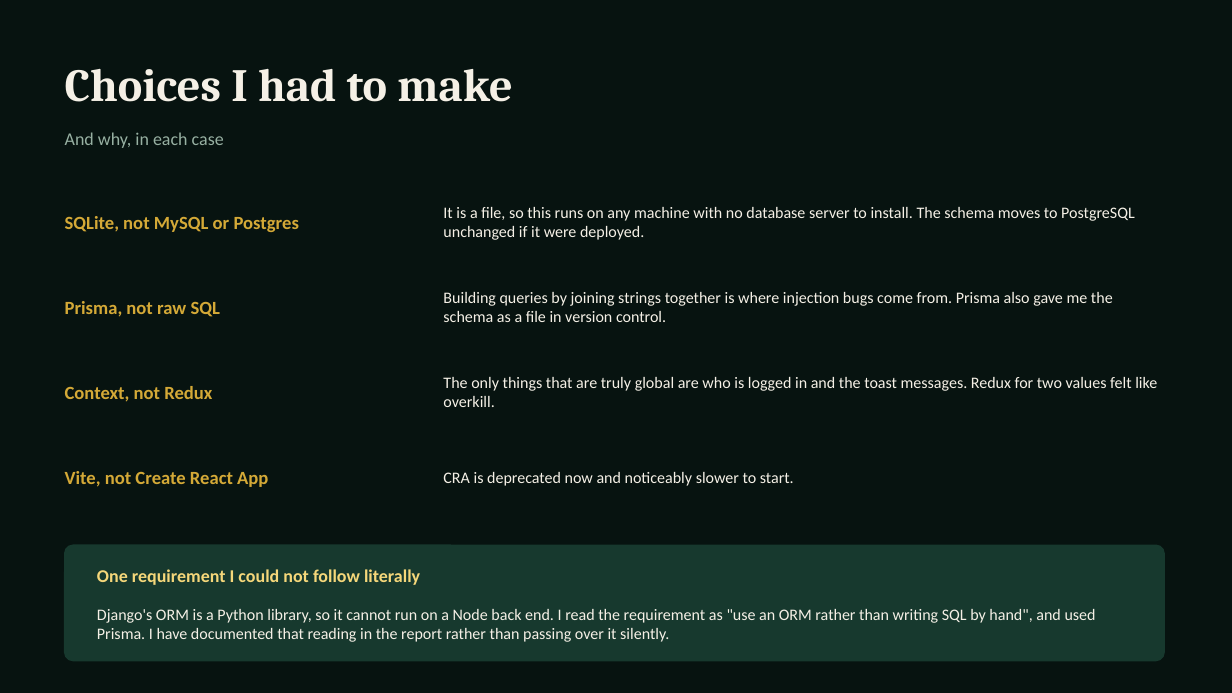
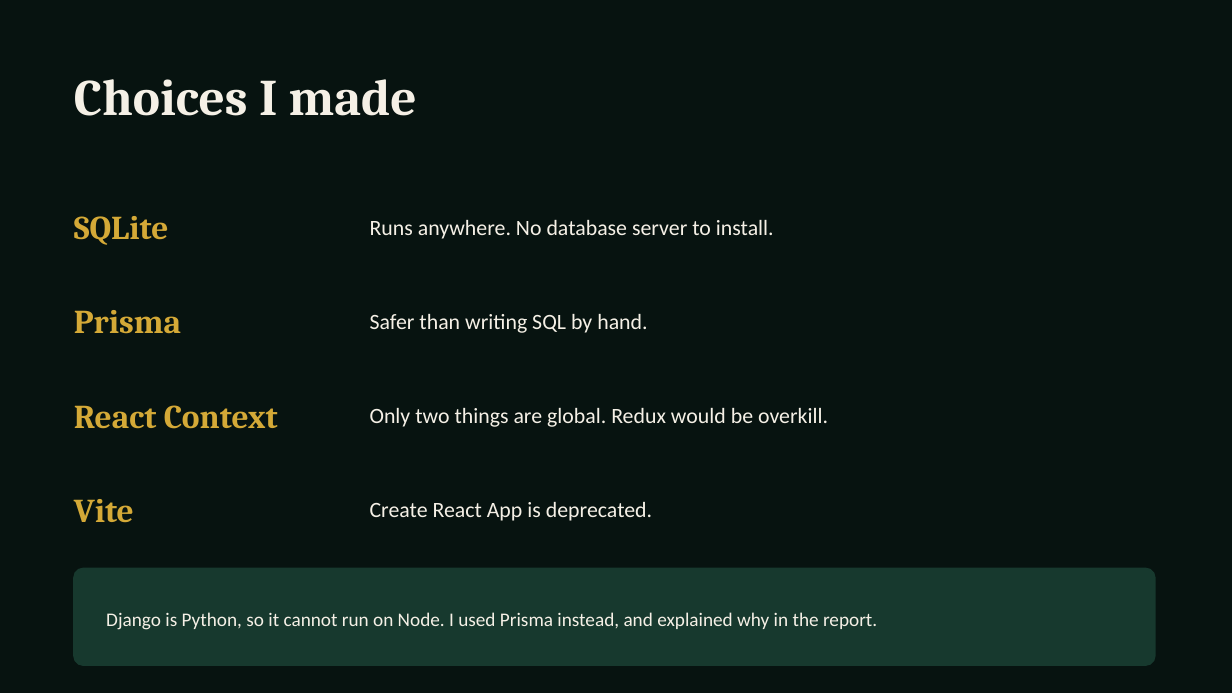
Before and after one commit to asanlimbu/mesa, a slide deck: slide 8 of docs/presentation.pptx. Drawn at 1232x693 pixels with LibreOffice and Linux fonts; fonts in the diff are those of the drawing. Boxes give left, top, right and bottom in pixels: in the first picture for what was removed or moved away, otherwise in the second. Text is boxed around its words. In the diff, an @@ line names an element or a change of style, - is before the commit and + after.

```diff
--- a/docs/presentation.pptx
+++ b/docs/presentation.pptx
@@ text at (74, 79, 417, 116): text changed; size 36 to 40 pt @@
-Choices I had to make
+Choices I made
@@ text removed at (65, 132, 224, 148) @@
-And why, in each case
@@ text at (74, 216, 169, 245): text changed; size 14.5 to 26 pt; font Calibri to Cambria @@
-SQLite, not MySQL or Postgres
+SQLite
@@ text at (370, 220, 774, 239): text changed; size 12.5 to 17 pt @@
-It is a file, so this runs on any machine with no database server to install. The schema moves to PostgreSQL unchanged if it were deployed.
+Runs anywhere. No database server to install.
@@ text removed at (443, 292, 1113, 322) @@
-Building queries by joining strings together is where injection bugs come from. Prisma also gave me the schema as a file in version control.
@@ text added at (74, 310, 181, 334), 26 pt, text #D4A937, bold @@
+Prisma
@@ text at (370, 314, 647, 333): text changed; size 14.5 to 17 pt; text colour #D4A937 to #F5F0E6; bold off @@
-Prisma, not raw SQL
+Safer than writing SQL by hand.
@@ text removed at (443, 377, 1157, 407) @@
-The only things that are truly global are who is logged in and the toast messages. Redux for two values felt like overkill.
@@ text added at (74, 405, 278, 429), 26 pt, text #D4A937, bold @@
+React Context
@@ text at (370, 408, 828, 427): text changed; size 14.5 to 17 pt; text colour #D4A937 to #F5F0E6; bold off @@
-Context, not Redux
+Only two things are global. Redux would be overkill.
@@ text removed at (443, 472, 794, 486) @@
-CRA is deprecated now and noticeably slower to start.
@@ text added at (74, 499, 134, 523), 26 pt, text #D4A937, bold @@
+Vite
@@ text at (370, 502, 652, 521): text changed; size 14.5 to 17 pt; text colour #D4A937 to #F5F0E6; bold off @@
-Vite, not Create React App
+Create React App is deprecated.
@@ rounded rectangle: place and size @@
-rounded rectangle at (65, 545, 1165, 661)
+rounded rectangle at (74, 568, 1155, 665)
@@ rounded rectangle at (74, 568, 1155, 665): proportions changed @@
@@ text removed at (97, 569, 420, 585) @@
-One requirement I could not follow literally
@@ text at (106, 612, 877, 630): text changed; size 12.5 to 15 pt @@
-Django's ORM is a Python library, so it cannot run on a Node back end. I read the requirement as "use an ORM rather than writing SQL by hand", and used Prisma. I have documented that reading in the report rather than passing over it silently.
+Django is Python, so it cannot run on Node. I used Prisma instead, and explained why in the report.
```
Also in this commit, not shown: 7 other slides changed, 4 slides added, 4 slides removed.
